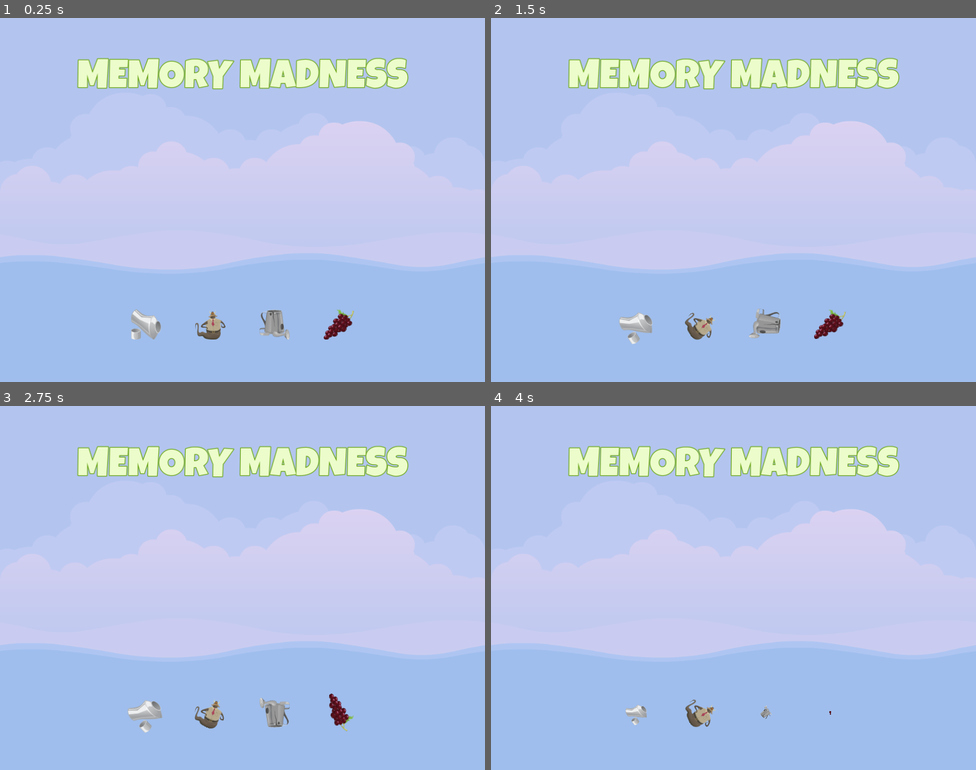
Above: before the commit, frames 1-4 (two rows, left to right).
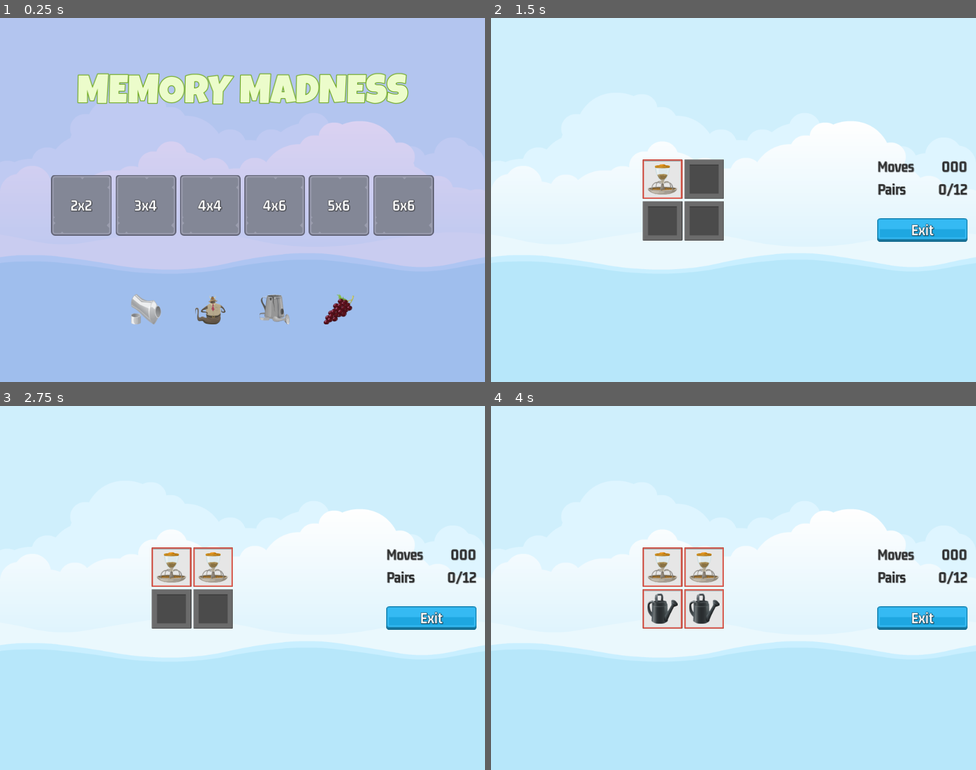
Above: after the commit, the same moments.

Repository: larryburd/MemoryMadness
Game: Godot game, scene res://Scenes/MasterScene/master_scene.tscn
Same seed, same stepped clock (60 frames per second), same inputs: the game is played once before the commit and once after it.
Inputs (mouse positions are in pixels of both pictures, inside the frame that each line leads up to):
- Up to frame 1 (0.25 s): no input
- Up to frame 2 (1.5 s): click (573, 203) at 0.5 s, where only the run after the commit has a clickable "2x2"; click (660, 178) at 1.27 s
- Up to frame 3 (2.75 s): click (213, 566) at 2.02 s
- Up to frame 4 (4 s): click (660, 609) at 2.77 s; click (704, 609) at 3.52 s

The runs differ from the first frame. In frame 1, 21% of the frame differs, in the area x 10-90%, y 10-89%; in frame 2, 100%, in the area x 0-100%, y 0-100%; in frame 3, 99%; in frame 4, 99%.

Commit message:
Added tile logic and multiple sounds

Diff:
--- a/Scenes/FrontSprite/front_sprite.gd
+++ b/Scenes/FrontSprite/front_sprite.gd
@@ -9,14 +9,18 @@
 func _ready():
 	run_me()
 
+
 func set_rand_image() -> void:
 	texture = ImageManager.get_rand_item_image().item_texture
+
 
 func get_rand_spin_time() -> float:
 	return randf_range(SPIN_TIME_RANGE.x, SPIN_TIME_RANGE.y)
 
+
 func get_rand_rotation() -> float:
 	return deg_to_rad(randf_range(-360, 360))
+
 
 func run_me() -> void:
 	var tween = get_tree().create_tween()
--- /dev/null
+++ b/Scenes/GameScreen/game_screen.gd
@@ -0,0 +1,34 @@
+extends Control
+
+@export var mem_tile_scene: PackedScene
+
+@onready var sound = $Sound
+@onready var tile_container = $HB/MC_Tiles/TileContainer
+
+# Called when the node enters the scene tree for the first time.
+func _ready():
+	SignalManager.on_level_selected.connect(on_level_selected)
+
+
+# Called every frame. 'delta' is the elapsed time since the previous frame.
+func _process(delta):
+	pass
+
+func add_memory_tile(ii_dict: Dictionary, frame_image: CompressedTexture2D) -> void:
+	var new_tile = mem_tile_scene.instantiate()
+	tile_container.add_child(new_tile)
+	new_tile.setup(ii_dict, frame_image)
+
+func on_level_selected(level_num: int) -> void:
+	var level_selection = GameManager.get_level_selection(level_num)
+	var frame_image = ImageManager.get_random_frame_image()
+
+	tile_container.columns = level_selection.num_cols
+
+	for ii_dict in level_selection.image_list:
+		add_memory_tile(ii_dict, frame_image)
+
+
+func _on_exit_button_pressed():
+	SoundManager.play_button_click(sound)
+	SignalManager.on_game_exit_pressed.emit()
--- /dev/null
+++ b/Scenes/GameScreen/game_screen.tscn
@@ -0,0 +1,111 @@
+[gd_scene load_steps=9 format=3 uid="uid://ctob3jebtkir0"]
+
+[ext_resource type="Script" path="res://Scenes/GameScreen/game_screen.gd" id="1_0dnbx"]
+[ext_resource type="LabelSettings" uid="uid://bsje18s6emw5" path="res://assets/fonts/GM_32_Dark.tres" id="1_fiavv"]
+[ext_resource type="PackedScene" uid="uid://xj8adg6t4gnf" path="res://Scenes/MemoryTile/memory_tile.tscn" id="2_4u1ey"]
+[ext_resource type="Texture2D" uid="uid://cvuwwvggvegll" path="res://assets/ui/blue_button00.png" id="2_fp3k8"]
+[ext_resource type="Texture2D" uid="uid://b4fhwqg7afsy5" path="res://assets/ui/yellow_button00.png" id="3_nwcnx"]
+[ext_resource type="Texture2D" uid="uid://btr5tbmcmlrc0" path="res://assets/ui/green_button00.png" id="4_kusen"]
+[ext_resource type="LabelSettings" uid="uid://cooh54e738at5" path="res://assets/fonts/GM_32_White.tres" id="5_uqsfv"]
+[ext_resource type="PackedScene" uid="uid://dq73rr26s13mo" path="res://Scenes/Scorer/scorer.tscn" id="8_fnnlq"]
+
+[node name="GameScreen" type="Control"]
+layout_mode = 3
+anchors_preset = 15
+anchor_right = 1.0
+anchor_bottom = 1.0
+grow_horizontal = 2
+grow_vertical = 2
+script = ExtResource("1_0dnbx")
+mem_tile_scene = ExtResource("2_4u1ey")
+
+[node name="HB" type="HBoxContainer" parent="."]
+layout_mode = 1
+anchors_preset = 15
+anchor_right = 1.0
+anchor_bottom = 1.0
+grow_horizontal = 2
+grow_vertical = 2
+
+[node name="MC_Tiles" type="MarginContainer" parent="HB"]
+layout_mode = 2
+size_flags_horizontal = 3
+
+[node name="TileContainer" type="GridContainer" parent="HB/MC_Tiles"]
+layout_mode = 2
+size_flags_horizontal = 4
+size_flags_vertical = 4
+
+[node name="MC_Labels" type="MarginContainer" parent="HB"]
+custom_minimum_size = Vector2(200, 0)
+layout_mode = 2
+theme_override_constants/margin_right = 18
+
+[node name="VBoxContainer" type="VBoxContainer" parent="HB/MC_Labels"]
+layout_mode = 2
+size_flags_vertical = 4
+theme_override_constants/separation = 12
+
+[node name="HB" type="HBoxContainer" parent="HB/MC_Labels/VBoxContainer"]
+layout_mode = 2
+
+[node name="Label" type="Label" parent="HB/MC_Labels/VBoxContainer/HB"]
+layout_mode = 2
+size_flags_horizontal = 3
+text = "Moves"
+label_settings = ExtResource("1_fiavv")
+vertical_alignment = 1
+
+[node name="MovesLabel" type="Label" parent="HB/MC_Labels/VBoxContainer/HB"]
+layout_mode = 2
+text = "000"
+label_settings = ExtResource("1_fiavv")
+horizontal_alignment = 2
+vertical_alignment = 1
+
+[node name="HB2" type="HBoxContainer" parent="HB/MC_Labels/VBoxContainer"]
+layout_mode = 2
+
+[node name="Label" type="Label" parent="HB/MC_Labels/VBoxContainer/HB2"]
+layout_mode = 2
+size_flags_horizontal = 3
+text = "Pairs"
+label_settings = ExtResource("1_fiavv")
+vertical_alignment = 1
+
+[node name="PairsLabel" type="Label" parent="HB/MC_Labels/VBoxContainer/HB2"]
+layout_mode = 2
+text = "0/12"
+label_settings = ExtResource("1_fiavv")
+horizontal_alignment = 2
+vertical_alignment = 1
+
+[node name="Spacer" type="Control" parent="HB/MC_Labels/VBoxContainer"]
+custom_minimum_size = Vector2(0, 20)
+layout_mode = 2
+
+[node name="ExitButton" type="TextureButton" parent="HB/MC_Labels/VBoxContainer"]
+layout_mode = 2
+size_flags_horizontal = 4
+texture_normal = ExtResource("2_fp3k8")
+texture_pressed = ExtResource("3_nwcnx")
+texture_hover = ExtResource("4_kusen")
+
+[node name="Label" type="Label" parent="HB/MC_Labels/VBoxContainer/ExitButton"]
+layout_mode = 1
+anchors_preset = 15
+anchor_right = 1.0
+anchor_bottom = 1.0
+grow_horizontal = 2
+grow_vertical = 2
+text = "Exit"
+label_settings = ExtResource("5_uqsfv")
+horizontal_alignment = 1
+vertical_alignment = 1
+
+[node name="Sound" type="AudioStreamPlayer" parent="."]
+volume_db = -35.081
+
+[node name="Scorer" parent="." instance=ExtResource("8_fnnlq")]
+
+[connection signal="pressed" from="HB/MC_Labels/VBoxContainer/ExitButton" to="." method="_on_exit_button_pressed"]
--- /dev/null
+++ b/Scenes/LevelButton/level_button.gd
@@ -0,0 +1,22 @@
+extends TextureButton
+
+@onready var label = $Label
+@onready var sound = $Sound
+
+var _level_number: int = 0
+
+# Called when the node enters the scene tree for the first time.
+func _ready():
+	pass
+
+
+func set_level_number(level_num: int) -> void:
+	_level_number = level_num
+	var l_data = GameManager.LEVELS[_level_number]
+
+	label.text = "%sx%s" % [l_data.rows, l_data.cols]
+
+
+func _on_pressed():
+	SoundManager.play_button_click(sound)
+	SignalManager.on_level_selected.emit(_level_number)
--- /dev/null
+++ b/Scenes/LevelButton/level_button.tscn
@@ -0,0 +1,41 @@
+[gd_scene load_steps=6 format=3 uid="uid://crmiik1vu0cm3"]
+
+[ext_resource type="Texture2D" uid="uid://bau4a2xpphrbu" path="res://assets/ui/level_select_frame_128.png" id="1_yb7x0"]
+[ext_resource type="Texture2D" uid="uid://dpvpx0deyrxyo" path="res://assets/ui/level_select_frame_select_128.png" id="2_1mfqp"]
+[ext_resource type="Texture2D" uid="uid://dhlkfgyedkg86" path="res://assets/ui/level_select_frame_hover_128.png" id="3_kraqq"]
+[ext_resource type="Script" path="res://Scenes/LevelButton/level_button.gd" id="4_56h0s"]
+[ext_resource type="LabelSettings" uid="uid://cooh54e738at5" path="res://assets/fonts/GM_32_White.tres" id="5_uqflx"]
+
+[node name="LevelButton" type="TextureButton"]
+anchors_preset = 8
+anchor_left = 0.5
+anchor_top = 0.5
+anchor_right = 0.5
+anchor_bottom = 0.5
+offset_left = -64.0
+offset_top = -64.0
+offset_right = 64.0
+offset_bottom = 64.0
+grow_horizontal = 2
+grow_vertical = 2
+pivot_offset = Vector2(64, 64)
+texture_normal = ExtResource("1_yb7x0")
+texture_pressed = ExtResource("2_1mfqp")
+texture_hover = ExtResource("3_kraqq")
+script = ExtResource("4_56h0s")
+
+[node name="Label" type="Label" parent="."]
+layout_mode = 1
+anchors_preset = 15
+anchor_right = 1.0
+anchor_bottom = 1.0
+grow_horizontal = 2
+grow_vertical = 2
+text = "0x0"
+label_settings = ExtResource("5_uqflx")
+horizontal_alignment = 1
+vertical_alignment = 1
+
+[node name="Sound" type="AudioStreamPlayer" parent="."]
+
+[connection signal="pressed" from="." to="." method="_on_pressed"]
--- /dev/null
+++ b/Scenes/MainScreen/main_screen.gd
@@ -0,0 +1,19 @@
+extends Control
+
+@export var level_button_scene: PackedScene
+@onready var hb_levels = $VB/HBLevels
+
+# Called when the node enters the scene tree for the first time.
+func _ready():
+	setup_grid()
+
+
+func create_level_button(ln: int) -> void:
+	var new_lb = level_button_scene.instantiate()
+	hb_levels.add_child(new_lb)
+	new_lb.set_level_number(ln)
+
+
+func setup_grid() -> void:
+	for level in GameManager.LEVELS:
+		create_level_button(level)
--- a/Scenes/MainScreen/main_screen.tscn
+++ b/Scenes/MainScreen/main_screen.tscn
@@ -1,7 +1,9 @@
-[gd_scene load_steps=4 format=3 uid="uid://c15ukq3puapyt"]
+[gd_scene load_steps=6 format=3 uid="uid://c15ukq3puapyt"]
 
 [ext_resource type="FontFile" uid="uid://cb8g0eqj1h1dw" path="res://assets/fonts/LuckiestGuy-Regular.ttf" id="1_nvhjx"]
+[ext_resource type="Script" path="res://Scenes/MainScreen/main_screen.gd" id="1_yq5jv"]
 [ext_resource type="PackedScene" uid="uid://0orbfa78j744" path="res://Scenes/FrontSprite/front_sprite.tscn" id="2_6jduf"]
+[ext_resource type="PackedScene" uid="uid://crmiik1vu0cm3" path="res://Scenes/LevelButton/level_button.tscn" id="2_vph8a"]
 
 [sub_resource type="LabelSettings" id="LabelSettings_hba32"]
 font = ExtResource("1_nvhjx")
@@ -17,6 +19,8 @@
 anchor_bottom = 1.0
 grow_horizontal = 2
 grow_vertical = 2
+script = ExtResource("1_yq5jv")
+level_button_scene = ExtResource("2_vph8a")
 
 [node name="ColorRect" type="ColorRect" parent="."]
 layout_mode = 1
@@ -53,6 +57,7 @@
 [node name="HBLevels" type="HBoxContainer" parent="VB"]
 layout_mode = 2
 size_flags_horizontal = 4
+theme_override_constants/separation = 8
 
 [node name="Spacer4" type="Control" parent="VB"]
 layout_mode = 2
--- /dev/null
+++ b/Scenes/MasterScene/master_scene.gd
@@ -0,0 +1,26 @@
+extends CanvasLayer
+
+@onready var main_screen = $MainScreen
+@onready var game_screen = $GameScreen
+@onready var sound = $Sound
+
+func _ready():
+	SignalManager.on_game_exit_pressed.connect(on_game_exit_pressed)
+	SignalManager.on_level_selected.connect(on_level_selected)
+	on_game_exit_pressed()
+
+
+func show_game(s: bool) -> void:
+	game_screen.visible = s
+	main_screen.visible = !s
+
+
+func on_game_exit_pressed() -> void:
+	show_game(false)
+	GameManager.clear_nodes_of_group(GameManager.GRUP_TILE)
+	SoundManager.play_sound(sound, SoundManager.SOUND_MAIN_MENU)
+
+
+func on_level_selected(level_num: int) -> void:
+	show_game(true)
+	SoundManager.play_sound(sound, SoundManager.SOUND_IN_GAME)
--- a/Scenes/MasterScene/master_scene.tscn
+++ b/Scenes/MasterScene/master_scene.tscn
@@ -1,9 +1,12 @@
-[gd_scene load_steps=3 format=3 uid="uid://b2ubrfrqnocdu"]
+[gd_scene load_steps=5 format=3 uid="uid://b2ubrfrqnocdu"]
 
 [ext_resource type="Texture2D" uid="uid://lcpsk8qbb2jy" path="res://assets/images/backgroundEmpty.png" id="1_7grkv"]
+[ext_resource type="Script" path="res://Scenes/MasterScene/master_scene.gd" id="1_aef2c"]
 [ext_resource type="PackedScene" uid="uid://c15ukq3puapyt" path="res://Scenes/MainScreen/main_screen.tscn" id="2_k6en2"]
+[ext_resource type="PackedScene" uid="uid://ctob3jebtkir0" path="res://Scenes/GameScreen/game_screen.tscn" id="3_oy8l7"]
 
 [node name="MasterScene" type="CanvasLayer"]
+script = ExtResource("1_aef2c")
 
 [node name="TextureRect" type="TextureRect" parent="."]
 anchors_preset = 15
@@ -13,5 +16,10 @@
 grow_vertical = 2
 texture = ExtResource("1_7grkv")
 
-[node name="MainScreen" parent="TextureRect" instance=ExtResource("2_k6en2")]
-layout_mode = 1
+[node name="MainScreen" parent="." instance=ExtResource("2_k6en2")]
+
+[node name="GameScreen" parent="." instance=ExtResource("3_oy8l7")]
+visible = false
+
+[node name="Sound" type="AudioStreamPlayer" parent="."]
+volume_db = -16.596
--- /dev/null
+++ b/Scenes/MemoryTile/memory_tile.gd
@@ -0,0 +1,43 @@
+extends TextureButton
+
+class_name MemoryTile
+
+@onready var frame_image = $FrameImage
+@onready var item_image = $ItemImage
+
+var _item_name: String
+var _can_select_me: bool = true
+
+# Called when the node enters the scene tree for the first time.
+func _ready():
+	SignalManager.on_selection_disabled.connect(on_selection_disabled)
+	SignalManager.on_selection_enabled.connect(on_selection_enabled)
+
+
+func get_item_name() -> String:
+	return _item_name
+
+
+func reveal(r: bool) -> void:
+	frame_image.visible = r
+	item_image.visible = r
+
+
+func setup( ii_dict: Dictionary, fi: CompressedTexture2D) -> void:
+	frame_image.texture = fi
+	item_image.texture = ii_dict.item_texture
+	_item_name = ii_dict.item_name
+	reveal(false)
+
+
+func on_selection_disabled() -> void:
+	_can_select_me = false
+
+
+func on_selection_enabled() -> void:
+	_can_select_me = true
+
+
+func _on_pressed():
+	if _can_select_me:
+		SignalManager.on_tile_selected.emit(self)
--- /dev/null
+++ b/Scenes/MemoryTile/memory_tile.tscn
@@ -0,0 +1,56 @@
+[gd_scene load_steps=5 format=3 uid="uid://xj8adg6t4gnf"]
+
+[ext_resource type="Texture2D" uid="uid://2dv3o3652wdw" path="res://assets/frames/hidden_frame_blank.png" id="1_nt15f"]
+[ext_resource type="Texture2D" uid="uid://ljiqnp6nqsqj" path="res://assets/frames/blue_frame.png" id="2_1tfdi"]
+[ext_resource type="Script" path="res://Scenes/MemoryTile/memory_tile.gd" id="2_7johq"]
+[ext_resource type="Texture2D" uid="uid://cpin75mr8fcht" path="res://assets/glitch/cabbage.png" id="3_uf662"]
+
+[node name="MemoryTile" type="TextureButton" groups=["tile"]]
+anchors_preset = 8
+anchor_left = 0.5
+anchor_top = 0.5
+anchor_right = 0.5
+anchor_bottom = 0.5
+offset_left = -42.0
+offset_top = -42.0
+offset_right = 42.0
+offset_bottom = 42.0
+grow_horizontal = 2
+grow_vertical = 2
+pivot_offset = Vector2(42, 42)
+texture_normal = ExtResource("1_nt15f")
+script = ExtResource("2_7johq")
+
+[node name="FrameImage" type="TextureRect" parent="."]
+layout_mode = 1
+anchors_preset = 8
+anchor_left = 0.5
+anchor_top = 0.5
+anchor_right = 0.5
+anchor_bottom = 0.5
+offset_left = -42.0
+offset_top = -42.0
+offset_right = 42.0
+offset_bottom = 42.0
+grow_horizontal = 2
+grow_vertical = 2
+pivot_offset = Vector2(42, 42)
+texture = ExtResource("2_1tfdi")
+
+[node name="ItemImage" type="TextureRect" parent="."]
+layout_mode = 1
+anchors_preset = 8
+anchor_left = 0.5
+anchor_top = 0.5
+anchor_right = 0.5
+anchor_bottom = 0.5
+offset_left = -32.0
+offset_top = -32.0
+offset_right = 32.0
+offset_bottom = 32.0
+grow_horizontal = 2
+grow_vertical = 2
+pivot_offset = Vector2(32, 32)
+texture = ExtResource("3_uf662")
+
+[connection signal="pressed" from="." to="." method="_on_pressed"]
--- /dev/null
+++ b/Scenes/Scorer/scorer.gd
@@ -0,0 +1,25 @@
+extends Node
+
+@onready var reveal_timer = $RevealTimer
+@onready var sound = $Sound
+
+var _tiles: Array = []
+var _selections: Array = []
+var _target_pairs: int = 0
+var _moves_made: int = 0
+var _pairs_made: int = 0
+
+# Called when the node enters the scene tree for the first time.
+func _ready():
+	SignalManager.on_tile_selected.connect(on_tile_selected)
+
+
+func on_tile_selected(tile: MemoryTile) -> void:
+	tile.reveal(true)
+	_selections.append(tile)
+	pass
+
+
+# Called every frame. 'delta' is the elapsed time since the previous frame.
+func _process(delta):
+	pass
--- /dev/null
+++ b/Scenes/Scorer/scorer.tscn
@@ -0,0 +1,12 @@
+[gd_scene load_steps=2 format=3 uid="uid://dq73rr26s13mo"]
+
+[ext_resource type="Script" path="res://Scenes/Scorer/scorer.gd" id="1_u36gq"]
+
+[node name="Scorer" type="Node"]
+script = ExtResource("1_u36gq")
+
+[node name="RevealTimer" type="Timer" parent="."]
+wait_time = 1.2
+one_shot = true
+
+[node name="Sound" type="AudioStreamPlayer" parent="."]
--- a/Singletons/ImageManager.gd
+++ b/Singletons/ImageManager.gd
@@ -1,10 +1,18 @@
 extends Node
+
+const FRAME_IMAGES: Array = [
+	preload("res://assets/frames/blue_frame.png"),
+	preload("res://assets/frames/green_frame.png"),
+	preload("res://assets/frames/red_frame.png"),
+	preload("res://assets/frames/yellow_frame.png")
+]
 
 var _item_images: Array = []
 
 # Called when the node enters the scene tree for the first time.
 func _ready():
 	load_item_images()
+
 
 # Add the file as a dictionary to the _item_images array
 func add_file_to_list(fn: String, path: String) -> void:
@@ -16,6 +24,7 @@
 	}
 
 	_item_images.append(ii_dict)
+
 
 func load_item_images() -> void:
 	var path: String = "res://assets/glitch"
@@ -34,5 +43,15 @@
 
 	print("Loaded:", _item_images.size())
 
+
 func get_rand_item_image() -> Dictionary:
 	return _item_images.pick_random()
+
+func get_image(index: int) -> Dictionary:
+	return _item_images[index]
+
+func get_random_frame_image() -> CompressedTexture2D:
+	return FRAME_IMAGES.pick_random()
+
+func shuffle_images() -> void:
+	_item_images.shuffle()
--- /dev/null
+++ b/Singletons/game_manager.gd
@@ -0,0 +1,36 @@
+extends Node
+
+const GRUP_TILE: String = "tile"
+
+const LEVELS: Dictionary = {
+	1: { "rows": 2, "cols": 2 },
+	2: { "rows": 3, "cols": 4 },
+	3: { "rows": 4, "cols": 4 },
+	4: { "rows": 4, "cols": 6 },
+	5: { "rows": 5, "cols": 6 },
+	6: { "rows": 6, "cols": 6 },
+}
+
+func get_level_selection(level_num: int) -> Dictionary:
+	var l_data: Dictionary = GameManager.LEVELS[level_num]
+	var num_tiles: int = l_data.rows * l_data.cols
+	var target_pairs: int = num_tiles / 2
+	var selected_level_images: Array = []
+
+	ImageManager.shuffle_images()
+
+	for i in range(target_pairs):
+		selected_level_images.append(ImageManager.get_image(i))
+		selected_level_images.append(ImageManager.get_image(i))
+
+	selected_level_images.shuffle()
+	return {
+		"target_pairs": target_pairs,
+		"num_cols": l_data.cols,
+		"image_list": selected_level_images
+	}
+
+
+func clear_nodes_of_group(g_name: String) -> void:
+	for n in get_tree().get_nodes_in_group(g_name):
+		n.queue_free()
--- /dev/null
+++ b/Singletons/signal_manager.gd
@@ -0,0 +1,7 @@
+extends Node
+
+signal on_level_selected(level_num: int)
+signal on_game_exit_pressed
+signal on_selection_enabled
+signal on_selection_disabled
+signal on_tile_selected(tile: MemoryTile)
--- /dev/null
+++ b/Singletons/sound_manager.gd
@@ -0,0 +1,31 @@
+extends Node
+
+const SOUND_MAIN_MENU = "main"
+const SOUND_IN_GAME = "ingame"
+const SOUND_SUCCESS = "success"
+const SOUND_GAME_OVER = "gameover"
+const SOUND_SELECT_TILE = "tile"
+const SOUND_SELECT_BUTTON = "button"
+
+
+const SOUNDS = {
+	SOUND_MAIN_MENU: preload("res://assets/sounds/bgm_action_3.mp3"),
+	SOUND_IN_GAME: preload("res://assets/sounds/bgm_action_4.mp3"),
+	SOUND_SUCCESS: preload("res://assets/sounds/sfx_sounds_fanfare3.wav"),
+	SOUND_GAME_OVER: preload("res://assets/sounds/sfx_sounds_powerup12.wav"),
+	SOUND_SELECT_TILE: preload("res://assets/sounds/sfx_sounds_impact1.wav"),
+	SOUND_SELECT_BUTTON: preload("res://assets/sounds/sfx_sounds_impact7.wav")
+}
+
+
+func play_sound(player: AudioStreamPlayer, key: String) -> void:
+	if SOUNDS.has(key) == false:
+		return
+
+	player.stop()
+	player.stream = SOUNDS[key]
+	player.play()
+
+
+func play_button_click(player: AudioStreamPlayer) -> void:
+	play_sound(player, SOUND_SELECT_BUTTON)
--- /dev/null
+++ b/assets/fonts/GM_32_Dark.tres
@@ -0,0 +1,11 @@
+[gd_resource type="LabelSettings" load_steps=2 format=3 uid="uid://bsje18s6emw5"]
+
+[ext_resource type="FontFile" uid="uid://cpmhq1jlsqnar" path="res://assets/fonts/gemunu-libre-v8-latin-700.ttf" id="1_j4m0k"]
+
+[resource]
+font = ExtResource("1_j4m0k")
+font_size = 32
+font_color = Color(0.176471, 0.176471, 0.176471, 1)
+outline_size = 1
+outline_color = Color(0, 0, 0, 0.698039)
+shadow_color = Color(0, 0, 0, 0.27451)
--- /dev/null
+++ b/assets/fonts/GM_32_White.tres
@@ -0,0 +1,11 @@
+[gd_resource type="LabelSettings" load_steps=2 format=3 uid="uid://cooh54e738at5"]
+
+[ext_resource type="FontFile" uid="uid://cpmhq1jlsqnar" path="res://assets/fonts/gemunu-libre-v8-latin-700.ttf" id="1_nq0kw"]
+
+[resource]
+font = ExtResource("1_nq0kw")
+font_size = 32
+outline_size = 3
+outline_color = Color(0, 0, 0, 0.698039)
+shadow_size = 4
+shadow_color = Color(0, 0, 0, 0.27451)
--- a/project.godot
+++ b/project.godot
@@ -17,7 +17,10 @@
 
 [autoload]
 
+SignalManager="*res://Singletons/signal_manager.gd"
 ImageManager="*res://Singletons/ImageManager.gd"
+SoundManager="*res://Singletons/sound_manager.gd"
+GameManager="*res://Singletons/game_manager.gd"
 
 [display]
 
Not shown, changed: assets/sounds/bgm_action_3.mp3.import
Not shown, changed: assets/sounds/bgm_action_4.mp3.import
